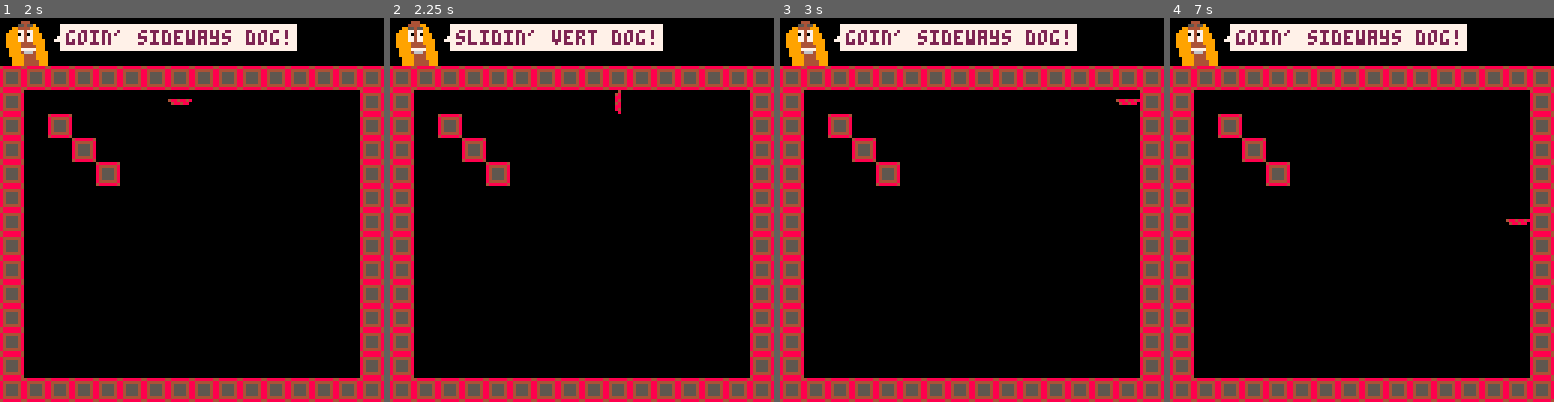
Above: before the commit, frames 1-4 (left to right).
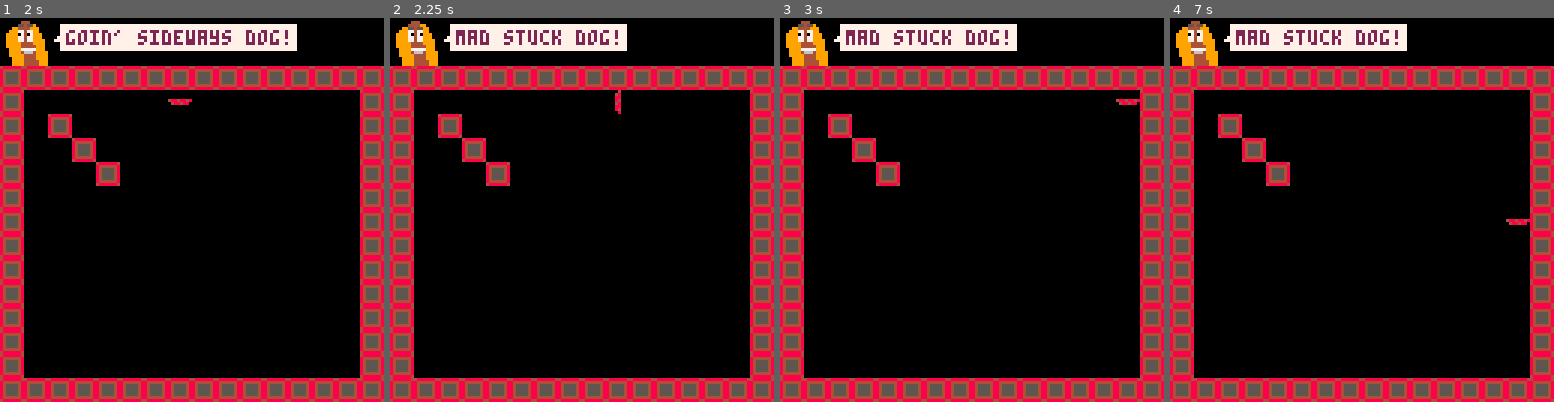
Above: after the commit, the same moments.

Repository: rocktronica/hotdog
Game: PICO-8 cartridge hotdog.p8
The game is run twice, just before and just after one commit, with the same random seed, the same clock (stepped at 60 frames per second) and the same inputs.
Inputs:
- Up to frame 1 (2 s): hold Right from 1.6 s (still down)
- Up to frame 2 (2.25 s): release Right at 2.1 s; hold Up from 2.15 s (still down)
- Up to frame 3 (3 s): release Up at 2.42 s; hold Right from 2.47 s (still down)
- Up to frame 4 (7 s): release Right at 3.03 s; hold Left 3.08-3.58 s; hold Down 3.63-3.97 s; hold Right 4.02-4.68 s; hold Up 4.73-5.03 s; hold Left 5.08-5.68 s; hold Down 5.73-6.03 s; hold Right 6.08-6.58 s; hold Right from 6.63 s (still down)

Frame 1 is identical in both runs. In frame 2, 1.4% of the frame differs, in the area x 17-72%, y 1-9%; in frame 3, 1.7%, in the area x 17-78%, y 1-9%; in frame 4, 1.7%.

Commit message:
Add 'stuck' state, message

Diff:
--- a/hotdog.p8
+++ b/hotdog.p8
@@ -14,6 +14,7 @@
 
 player = {}
 player.motion = {}
+player.motion.stuck = false
 player.sprite_x = 0
 player.sprite_y = 0
 
@@ -54,6 +55,10 @@
   elseif (pm.up and pm.right) or (pm.down and pm.left) then
     sprite = 51
     speech = 'mad diagonal dog!'
+  end
+
+  if player.motion.stuck == true then
+    speech = 'mad stuck dog!'
   end
 
   draw_avatar_speech(speech)
@@ -128,27 +133,27 @@
       if block[1] == new_x and block[2] == new_y then
         return false
       end
-
-      -- Prevent diagonal movement through diagonal blocks
-      if cur_x != new_x and cur_y != new_y then
-        local possibility_1 = {cur_x, new_y}
-        local possibility_2 = {new_x, cur_y}
-        local matched_1 = false
-        local matched_2 = false
-
-        for j = 1, #level.blocks, 1 do
-          local block = level.blocks[j]
-          if block[1] == possibility_1[1] and block[2] == possibility_1[2] then
-            matched_1 = true
-          end
-          if block[1] == possibility_2[1] and block[2] == possibility_2[2] then
-            matched_2 = true
-          end
+    end
+
+    -- Prevent diagonal movement through diagonal blocks
+    if cur_x != new_x and cur_y != new_y then
+      local possibility_1 = {cur_x, new_y}
+      local possibility_2 = {new_x, cur_y}
+      local matched_1 = false
+      local matched_2 = false
+
+      for i = 1, #level.blocks, 1 do
+        local block = level.blocks[i]
+        if block[1] == possibility_1[1] and block[2] == possibility_1[2] then
+          matched_1 = true
         end
-
-        if matched_1 and matched_2 then
-          return false
+        if block[1] == possibility_2[1] and block[2] == possibility_2[2] then
+          matched_2 = true
         end
+      end
+
+      if matched_1 and matched_2 then
+        return false
       end
     end
 
@@ -180,10 +185,17 @@
     end
   end
 
+  -- Update position
   if can_move_to(player.sprite_x, player.sprite_y, new_x, new_y) then
-    player.sprite_x = new_x
-    player.sprite_y = new_y
-  end
+    if player.sprite_x != new_x or player.sprite_y != new_y then
+      player.sprite_x = new_x
+      player.sprite_y = new_y
+      player.motion.stuck = false
+    end
+  else
+    player.motion.stuck = true
+  end
+
 end
 
 function _update()
@@ -206,11 +218,12 @@
 
 function _draw()
   cls()
+
+  -- Draw the level
+  levels.active = 1
+
   draw_enclosure()
-
-  levels.active = 1
   draw_level()
-
   draw_avatar()
   draw_player()
 end
Not shown, changed: docs/index.js
